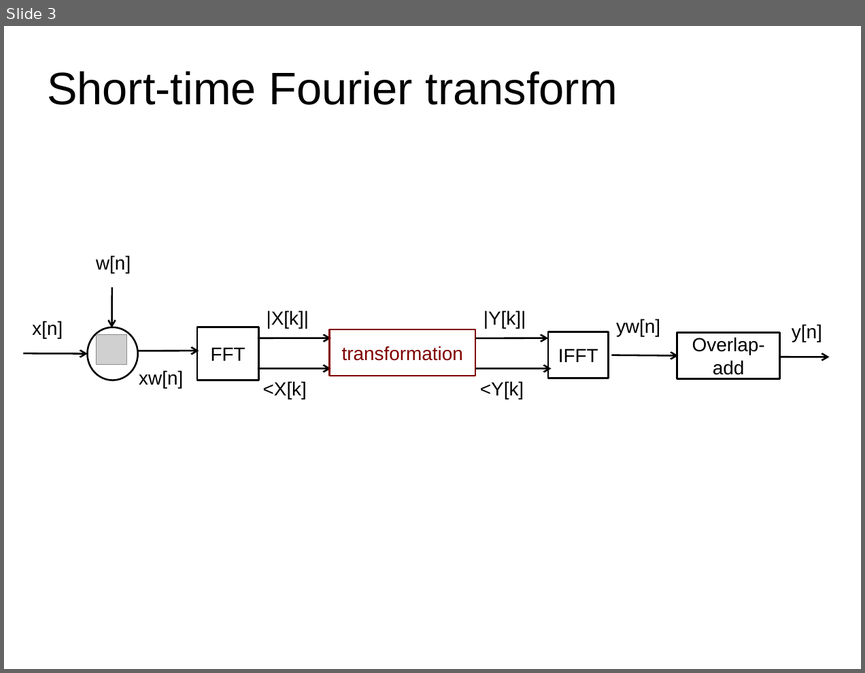
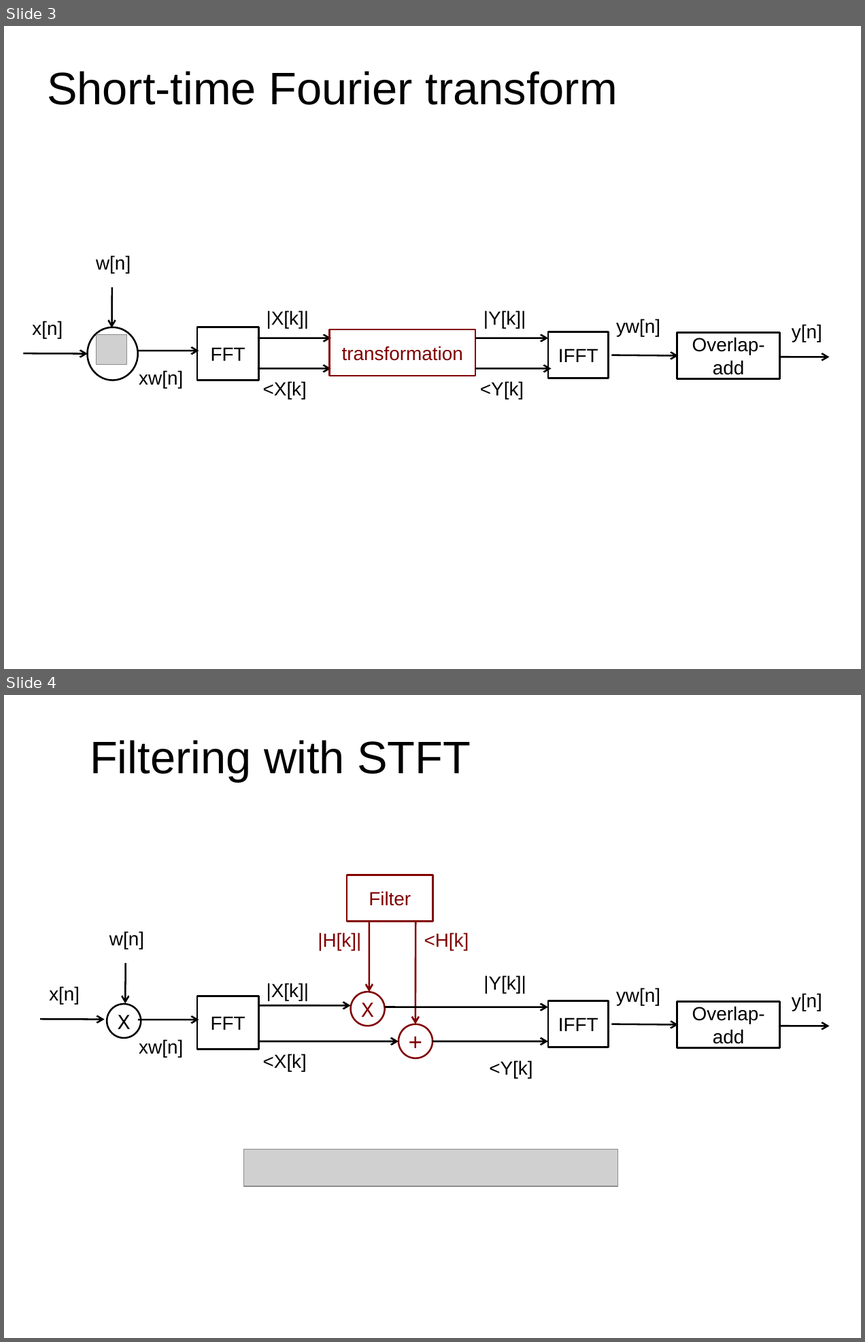
Before and after one commit to hoinx/sms-tools, a slide deck: lectures/8-Sound-transformations/8T1-Sound-transformations-1.odp. Shown one above the other, each under a label of ours: slide 3 before the commit, slides 3 and 4 after it. The pictures are 865x673 and 865x1342 pixels, drawn with LibreOffice and Linux fonts; fonts in the diff are those of the drawing; grey boxes stand for pictures. Boxes give left, top, right and bottom in pixels: in the first picture for what was removed or moved away, otherwise in the second. Text is boxed around its words. In the diff, an @@ line names an element or a change of style, - is before the commit and + after.

```diff
--- a/lectures/8-Sound-transformations/8T1-Sound-transformations-1.odp
+++ b/lectures/8-Sound-transformations/8T1-Sound-transformations-1.odp
@@ slide 4 added at (4, 695, 861, 1338), background #FFFFFF @@
@@ title added at (90, 740, 470, 782), 38.2 pt, text #000000 @@
+Filtering with STFT
@@ rectangle added at (347, 875, 433, 921), outline #800000 1.45 pt, 16 pt, text #800000 @@
+Filter
@@ text added at (109, 931, 144, 949), 16 pt, text #000000 @@
+w[n]
@@ text added at (317, 932, 361, 950), 16 pt, text #800000 @@
+|H[k]|
@@ arrow added from (369, 921) to (369, 991), #800000 1.5 pt @@
@@ arrow added from (415, 921) to (415, 1024), #800000 1.5 pt @@
@@ text added at (424, 932, 469, 950), 16 pt, text #800000 @@
+<H[k]
@@ arrow added from (126, 963) to (125, 1004), #000000 1.45 pt @@
@@ text added at (483, 975, 526, 993), 16 pt, text #000000 @@
+|Y[k]|
@@ text added at (49, 986, 79, 1004), 16 pt, text #000000 @@
+x[n]
@@ rectangle added at (197, 996, 258, 1049), outline #000000 1.45 pt, 16 pt, text #000000 @@
+FFT
@@ text added at (266, 983, 309, 1000), 16 pt, text #000000 @@
+|X[k]|
@@ ellipse added at (350, 991, 384, 1025), outline #800000 1.45 pt, 18 pt, text #800000 @@
+X
@@ text added at (616, 987, 660, 1006), 16 pt, text #000000 @@
+yw[n]
@@ text added at (791, 993, 822, 1011), 16 pt, text #000000 @@
+y[n]
@@ arrow added from (40, 1019) to (104, 1019), #000000 1.45 pt @@
@@ ellipse added at (107, 1004, 141, 1038), outline #000000 1.45 pt, 18 pt, text #000000 @@
+X
@@ arrow added from (138, 1020) to (198, 1020), #000000 1.45 pt @@
@@ arrow added from (258, 1005) to (350, 1005), #000000 1.5 pt @@
@@ arrow added from (384, 1007) to (548, 1007), #000000 1.5 pt @@
@@ rectangle added at (548, 1001, 609, 1047), outline #000000 1.45 pt, 16 pt, text #000000 @@
+IFFT
@@ rectangle added at (677, 1001, 779, 1047), outline #000000 1.45 pt, 16 pt, text #000000 @@
+Overlap-add
@@ text added at (139, 1039, 183, 1057), 16 pt, text #000000 @@
+xw[n]
@@ arrow added from (258, 1041) to (398, 1041), #000000 1.5 pt @@
@@ ellipse added at (398, 1024, 432, 1058), outline #800000 1.45 pt, 20 pt, text #800000 @@
++
@@ arrow added from (432, 1041) to (548, 1041), #000000 1.5 pt @@
@@ arrow added from (611, 1024) to (679, 1025), #000000 1.45 pt @@
@@ arrow added from (779, 1025) to (829, 1025), #000000 1.45 pt @@
@@ text added at (263, 1053, 307, 1071), 16 pt, text #000000 @@
+<X[k]
@@ text added at (489, 1060, 532, 1078), 16 pt, text #000000 @@
+<Y[k]
@@ picture added at (244, 1149, 617, 1186) @@
```
Also in this commit, not shown: 4 slides changed, 1 slide removed, 1 other file.
